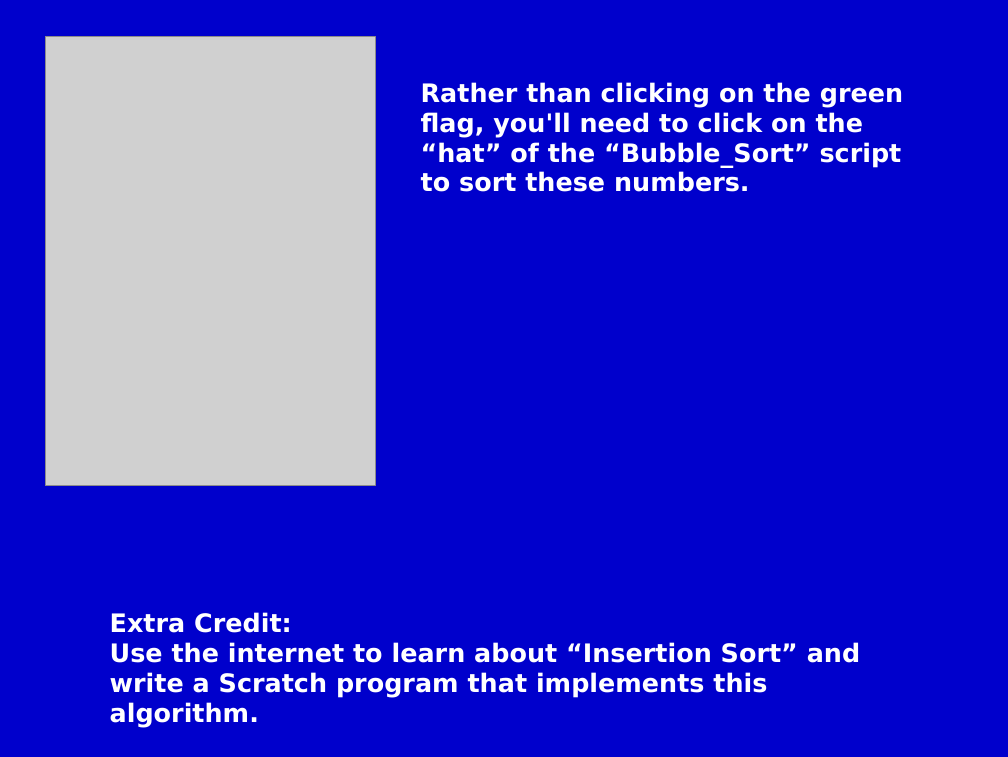
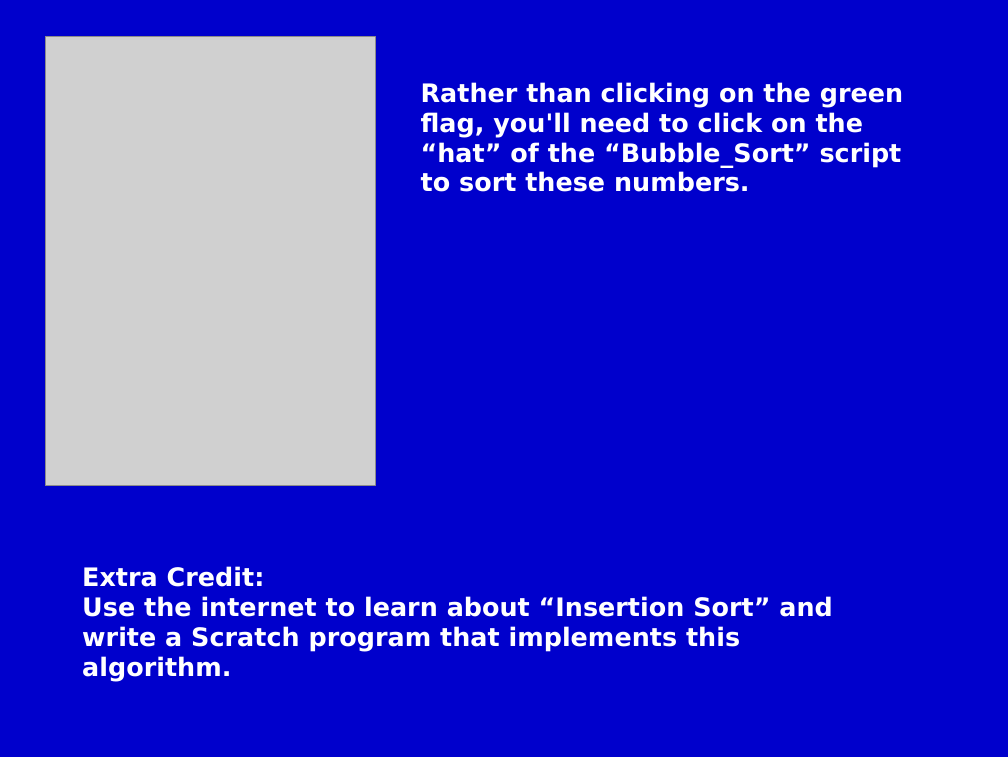
Before and after one commit to m-tranter/cathedral, a slide deck: slide 10 of scratch/scratch7.ppt. Drawn at 1008x757 pixels with LibreOffice and Linux fonts; fonts in the diff are those of the drawing; grey boxes stand for pictures. Boxes give left, top, right and bottom in pixels: in the first picture for what was removed or moved away, otherwise in the second. Text is boxed around its words. In the diff, an @@ line names an element or a change of style, - is before the commit and + after.

```diff
--- a/scratch/scratch7.ppt
+++ b/scratch/scratch7.ppt
@@ text "Extra Credit:" rewrapped from box(110, 612, 860, 698) to box(82, 566, 832, 682) @@
```
Also in this commit, not shown: 6 other slides changed, 2 other files.
